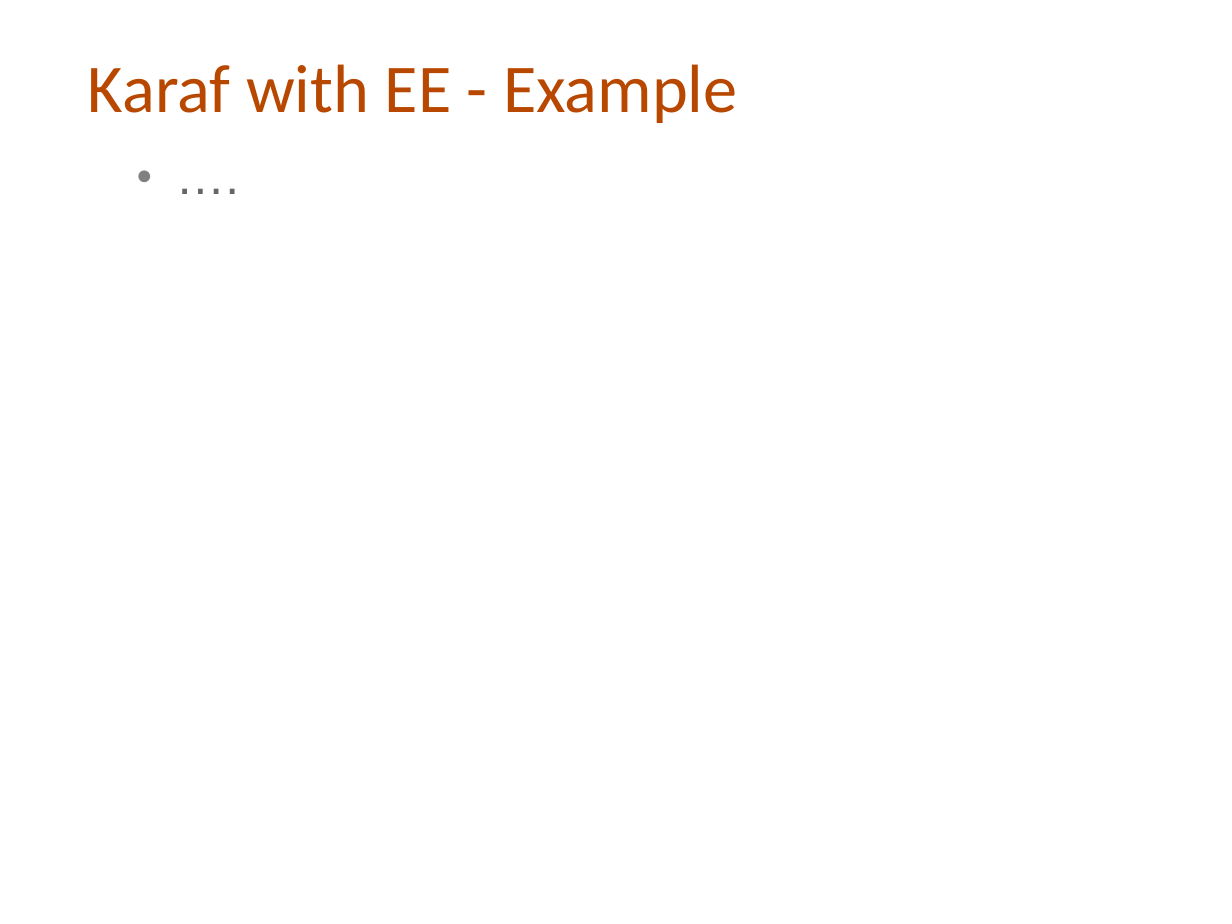
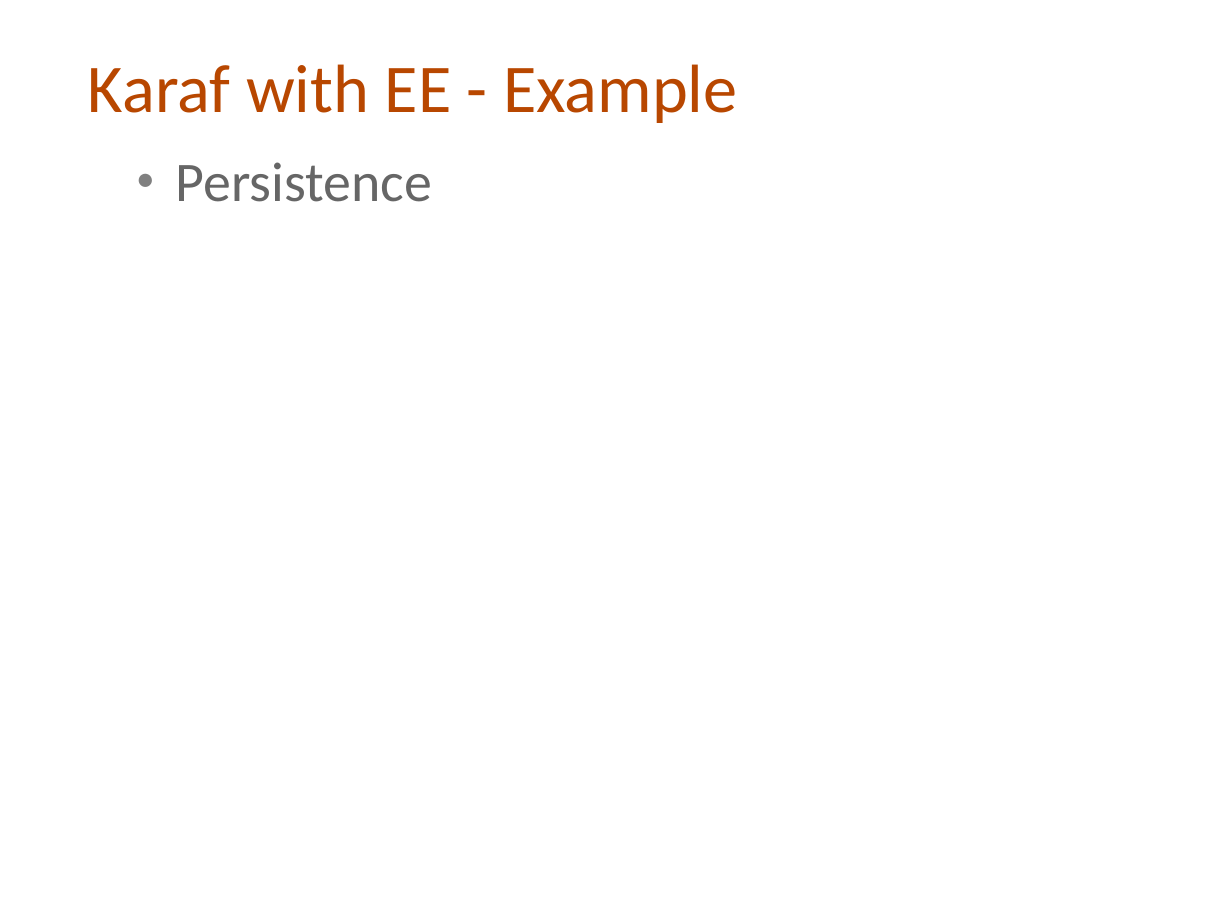
Before and after one commit to cmoulliard/apachecon-2012, a slide deck: slide 47 of karaf-ee-apachecon_eu_2012.odp (slide 40 before the commit). Drawn at 1232x924 pixels with LibreOffice and Linux fonts; fonts in the diff are those of the drawing; background and template pictures are left out. Boxes give left, top, right and bottom in pixels: in the first picture for what was removed or moved away, otherwise in the second. Text is boxed around its words. In the diff, an @@ line names an element or a change of style, - is before the commit and + after.

Commit message:
Finalize presentation of KarafEE

```diff
--- a/karaf-ee-apachecon_eu_2012.odp
+++ b/karaf-ee-apachecon_eu_2012.odp
@@ text removed at <box>123,145,1136,671</box> @@
-● ….
@@ text added at <box>176,162,432,202</box>, 36 pt, text #666666 @@
+● Persistence
```
Also in this commit, not shown: 10 other slides changed, 9 slides added, 3 slides removed, 5 other files.
